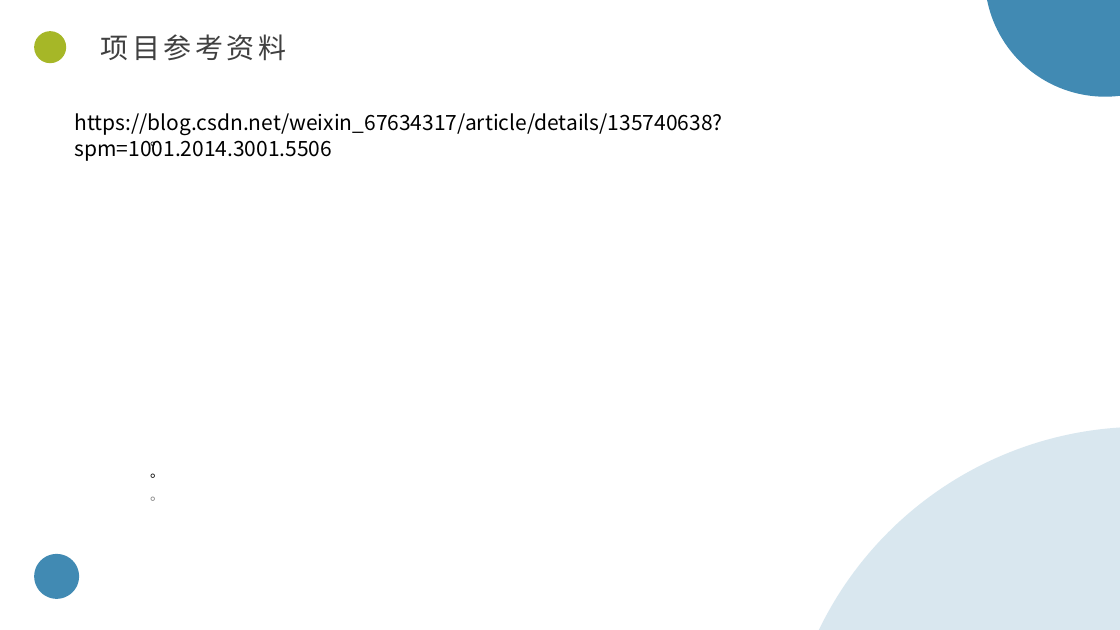
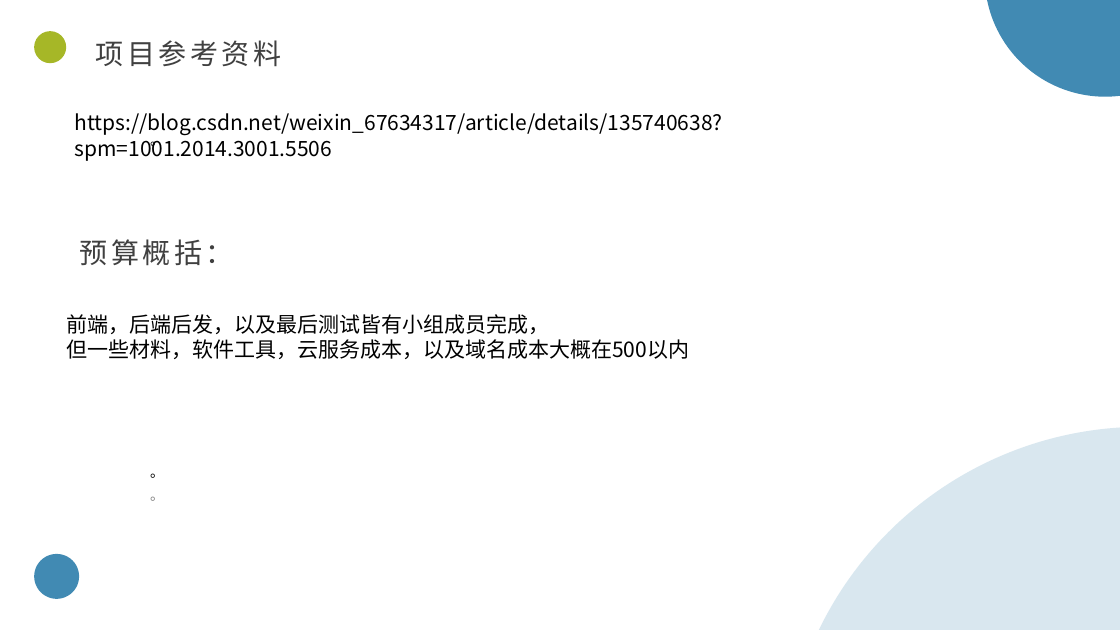
Before and after one commit to hyc123130/G11-, a slide deck: slide 9 of G11 项目计划PPT.pptx. Drawn at 1120x630 pixels with LibreOffice and Linux fonts; fonts in the diff are those of the drawing. Boxes give left, top, right and bottom in pixels: in the first picture for what was removed or moved away, otherwise in the second. Text is boxed around its words. In the diff, an @@ line names an element or a change of style, - is before the commit and + after.

```diff
--- a/G11 项目计划PPT.pptx
+++ b/G11 项目计划PPT.pptx
@@ text "项目参考资料" moved from (x1=101, y1=34, x2=286, y2=61) to (x1=96, y1=40, x2=281, y2=67) @@
@@ text added at (x1=80, y1=239, x2=234, y2=266), 24 pt, text #404040 @@
+预算概括：
@@ text added at (x1=66, y1=314, x2=689, y2=359), 18 pt, text #000000 @@
+前端，后端后发，以及最后测试皆有小组成员完成，
+但一些材料，软件工具，云服务成本，以及域名成本大概在500以内
```
Also in this commit, not shown: 3 other slides changed.
